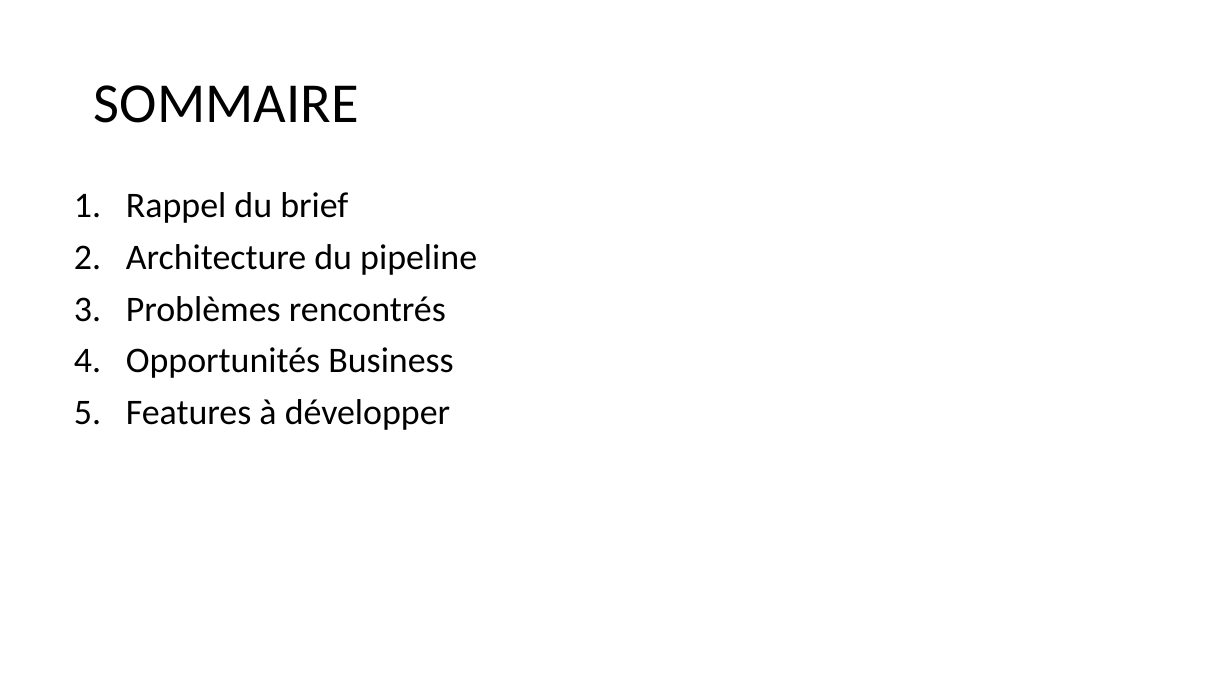
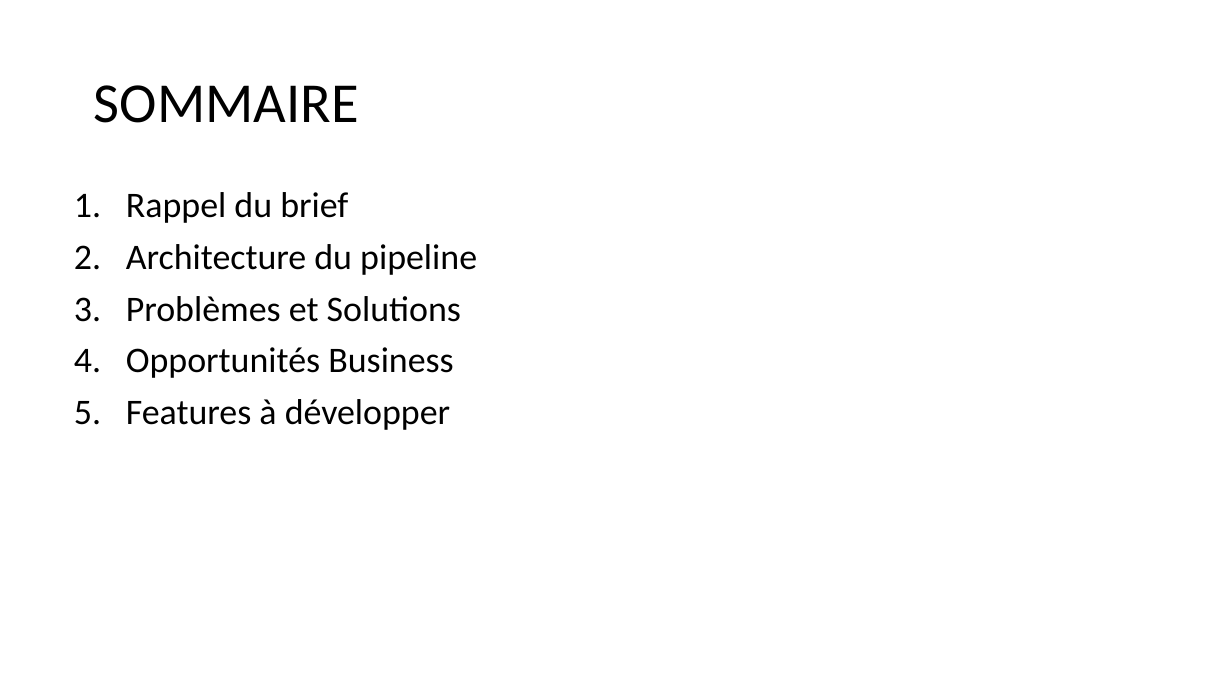
Before and after one commit to antoinersw/data-pipeline, a slide deck: slide 2 of présentation.pptx. Drawn at 1232x693 pixels with LibreOffice and Linux fonts; fonts in the diff are those of the drawing. Boxes give left, top, right and bottom in pixels: in the first picture for what was removed or moved away, otherwise in the second. Text is boxed around its words. In the diff, an @@ line names an element or a change of style, - is before the commit and + after.

```diff
--- a/présentation.pptx
+++ b/présentation.pptx
@@ text at bbox=[126, 296, 461, 322]: text changed @@
-3. Problèmes rencontrés
+3. Problèmes et Solutions
```
Also in this commit, not shown: 2 other slides changed, 2 slides added, 5 other files.
